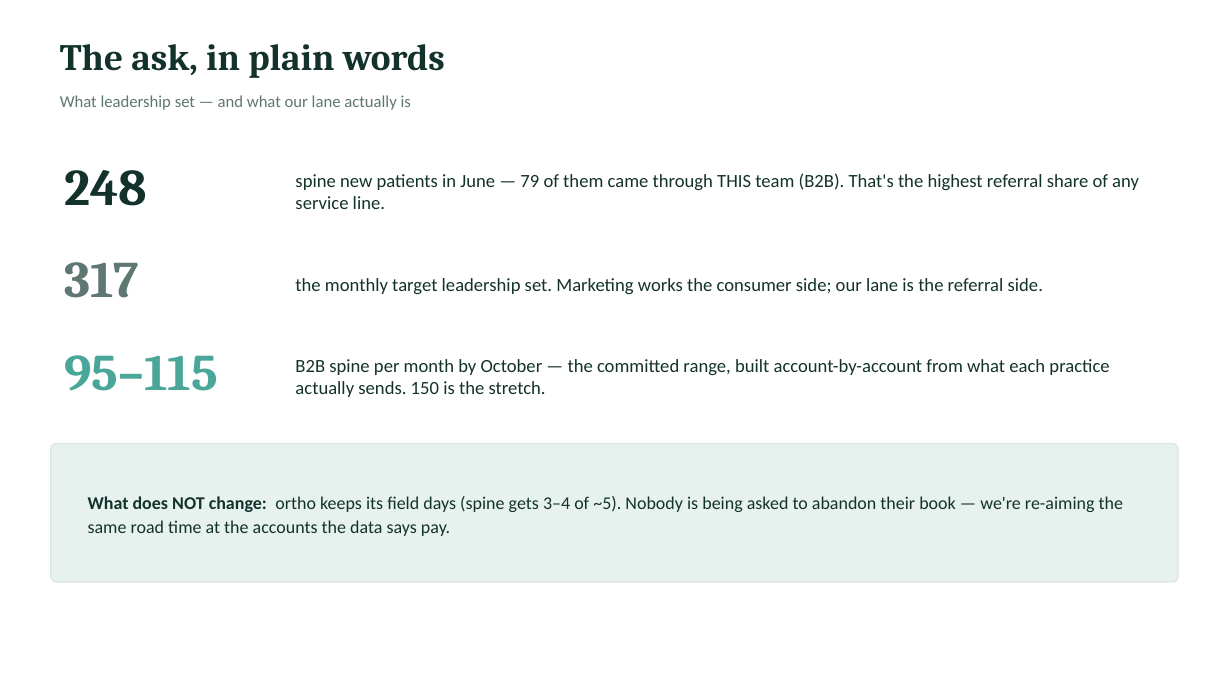
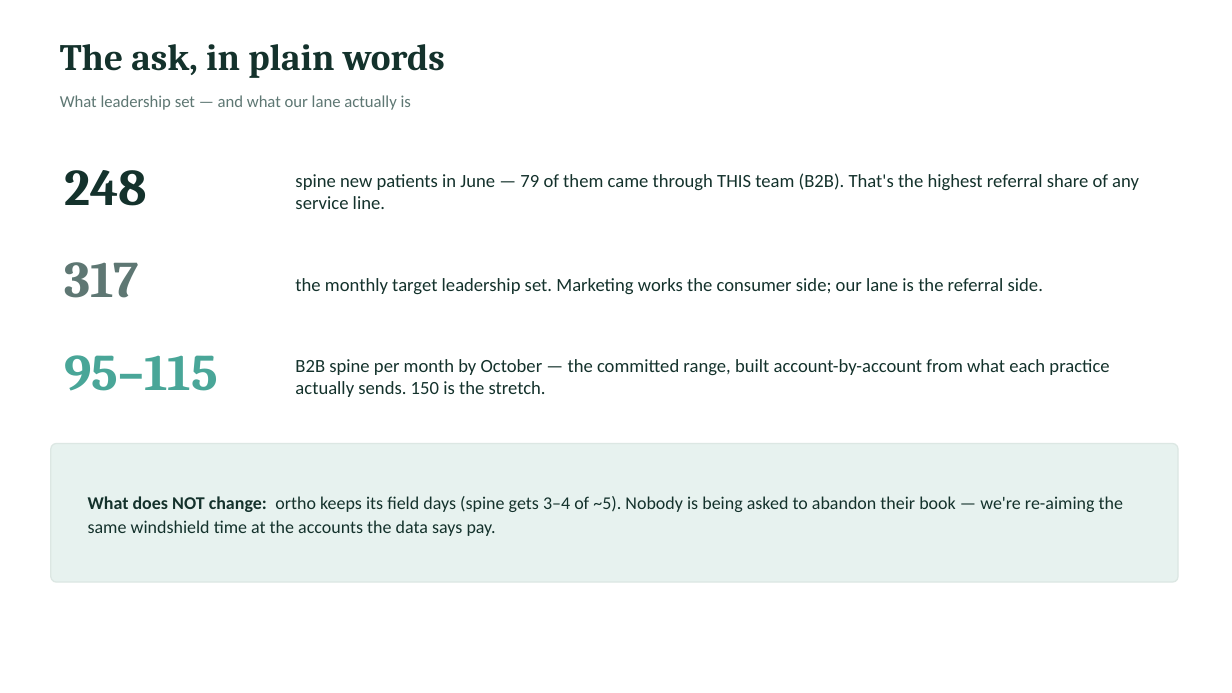
Before and after one commit to JosephAndrewMacLean/SHP, a slide deck: slide 2 of pm/kristen-share/SHP-Spine-Team-Rollout_Kristen_Jul22.pptx. Drawn at 1232x693 pixels with LibreOffice and Linux fonts; fonts in the diff are those of the drawing. Boxes give left, top, right and bottom in pixels: in the first picture for what was removed or moved away, otherwise in the second. Text is boxed around its words. In the diff, an @@ line names an element or a change of style, - is before the commit and + after.

```diff
--- a/pm/kristen-share/SHP-Spine-Team-Rollout_Kristen_Jul22.pptx
+++ b/pm/kristen-share/SHP-Spine-Team-Rollout_Kristen_Jul22.pptx
@@ text at (x1=88, y1=496, x2=1123, y2=536): text changed @@
-What does NOT change: ortho keeps its field days (spine gets 3–4 of ~5). Nobody is being asked to abandon their book — we're re-aiming the same road time at the accounts the data says pay.
+What does NOT change: ortho keeps its field days (spine gets 3–4 of ~5). Nobody is being asked to abandon their book — we're re-aiming the same windshield time at the accounts the data says pay.
```
Also in this commit, not shown: 8 other slides changed, 1 slide removed, 7 other files.
